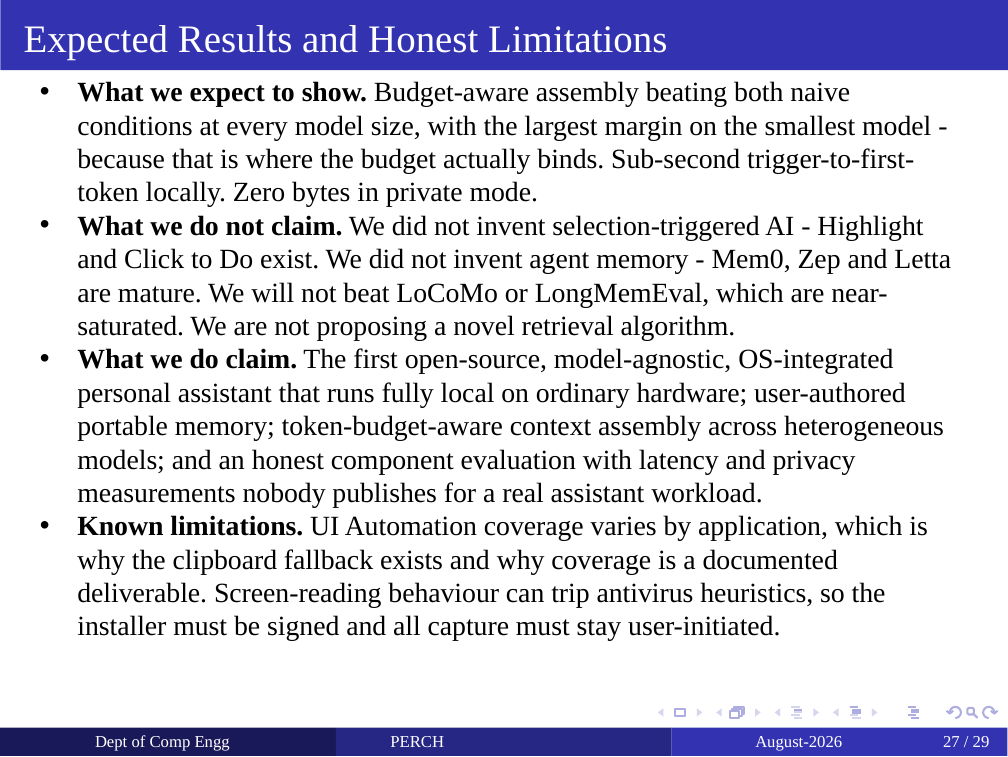
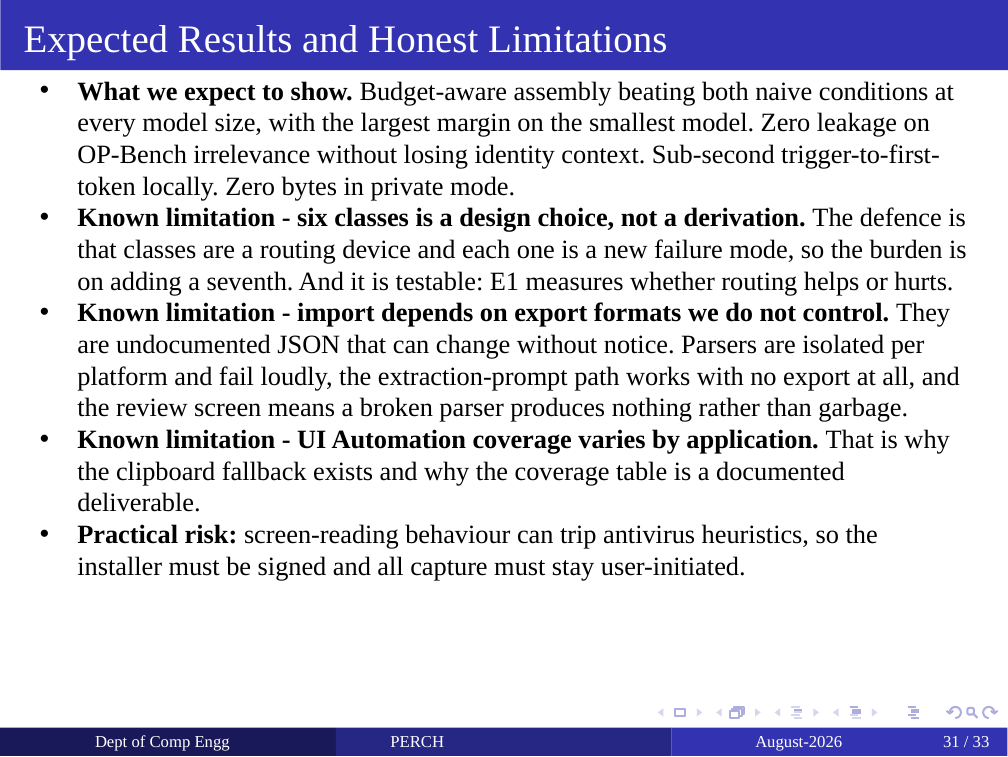
Before and after one commit to yashdoke7/perch, a slide deck: slide 31 of docs/PERCH_Project_Review.pptx (slide 27 before the commit). Drawn at 1008x757 pixels with LibreOffice and Linux fonts; fonts in the diff are those of the drawing. Boxes give left, top, right and bottom in pixels: in the first picture for what was removed or moved away, otherwise in the second. Text is boxed around its words. In the diff, an @@ line names an element or a change of style, - is before the commit and + after.

```diff
--- a/docs/PERCH_Project_Review.pptx
+++ b/docs/PERCH_Project_Review.pptx
@@ text at (77, 81, 967, 581): text changed; size 10 to 9.5 pt @@
-  • What we expect to show. Budget-aware assembly beating both naive conditions at every model size, with the largest margin on the smallest model - because that is where the budget actually binds. Sub-second trigger-to-first-token locally. Zero bytes in private mode.
-  • What we do not claim. We did not invent selection-triggered AI - Highlight and Click to Do exist. We did not invent agent memory - Mem0, Zep and Letta are mature. We will not beat LoCoMo or LongMemEval, which are near-saturated. We are not proposing a novel retrieval algorithm.
-  • What we do claim. The first open-source, model-agnostic, OS-integrated personal assistant that runs fully local on ordinary hardware; user-authored portable memory; token-budget-aware context assembly across heterogeneous models; and an honest component evaluation with latency and privacy measurements nobody publishes for a real assistant workload.
-  • Known limitations. UI Automation coverage varies by application, which is why the clipboard fallback exists and why coverage is a documented deliverable. Screen-reading behaviour can trip antivirus heuristics, so the installer must be signed and all capture must stay user-initiated.
+  • What we expect to show. Budget-aware assembly beating both naive conditions at every model size, with the largest margin on the smallest model. Zero leakage on OP-Bench irrelevance without losing identity context. Sub-second trigger-to-first-token locally. Zero bytes in private mode.
+  • Known limitation - six classes is a design choice, not a derivation. The defence is that classes are a routing device and each one is a new failure mode, so the burden is on adding a seventh. And it is testable: E1 measures whether routing helps or hurts.
+  • Known limitation - import depends on export formats we do not control. They are undocumented JSON that can change without notice. Parsers are isolated per platform and fail loudly, the extraction-prompt path works with no export at all, and the review screen means a broken parser produces nothing rather than garbage.
+  • Known limitation - UI Automation coverage varies by application. That is why the clipboard fallback exists and why the coverage table is a documented deliverable.
+  • Practical risk: screen-reading behaviour can trip antivirus heuristics, so the installer must be signed and all capture must stay user-initiated.
@@ page number at (943, 736, 990, 747): text changed @@
-27 / 29
+31 / 33
```
Also in this commit, not shown: 27 other slides changed, 4 slides added, 2 other files.
